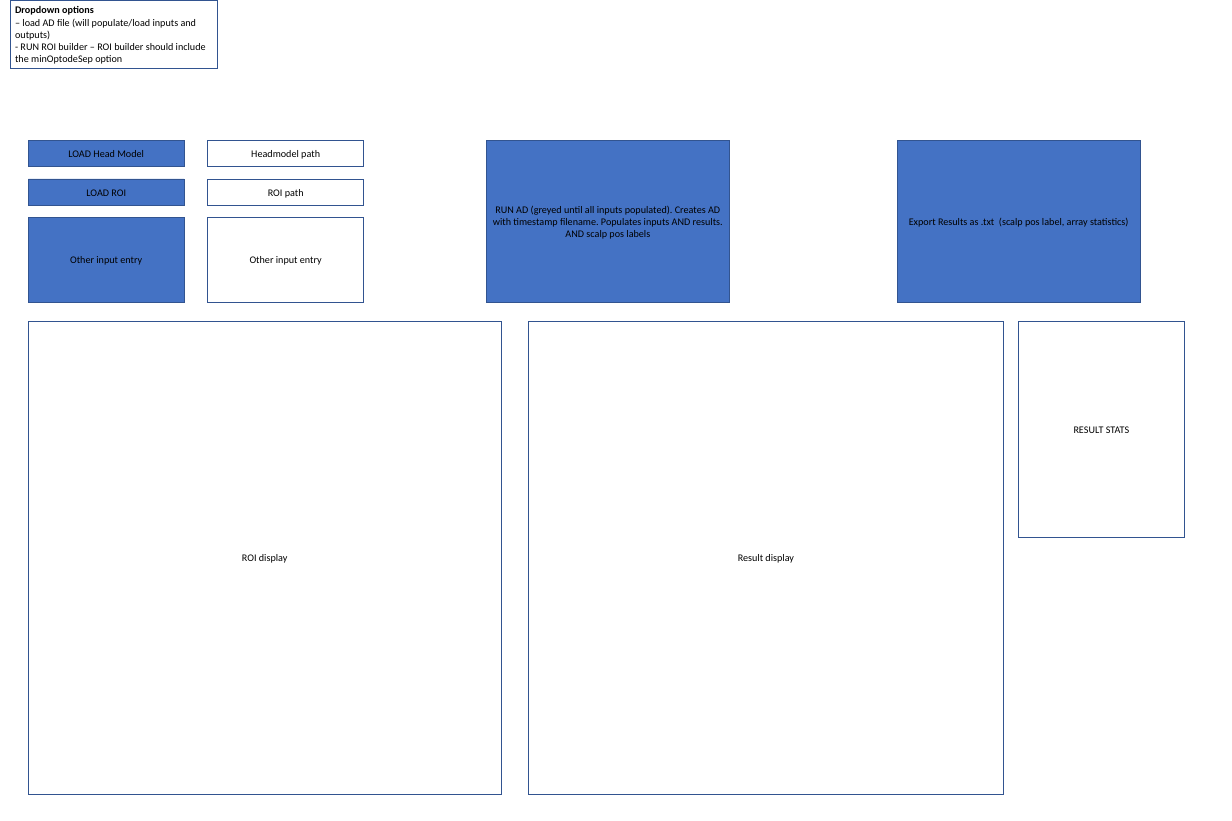
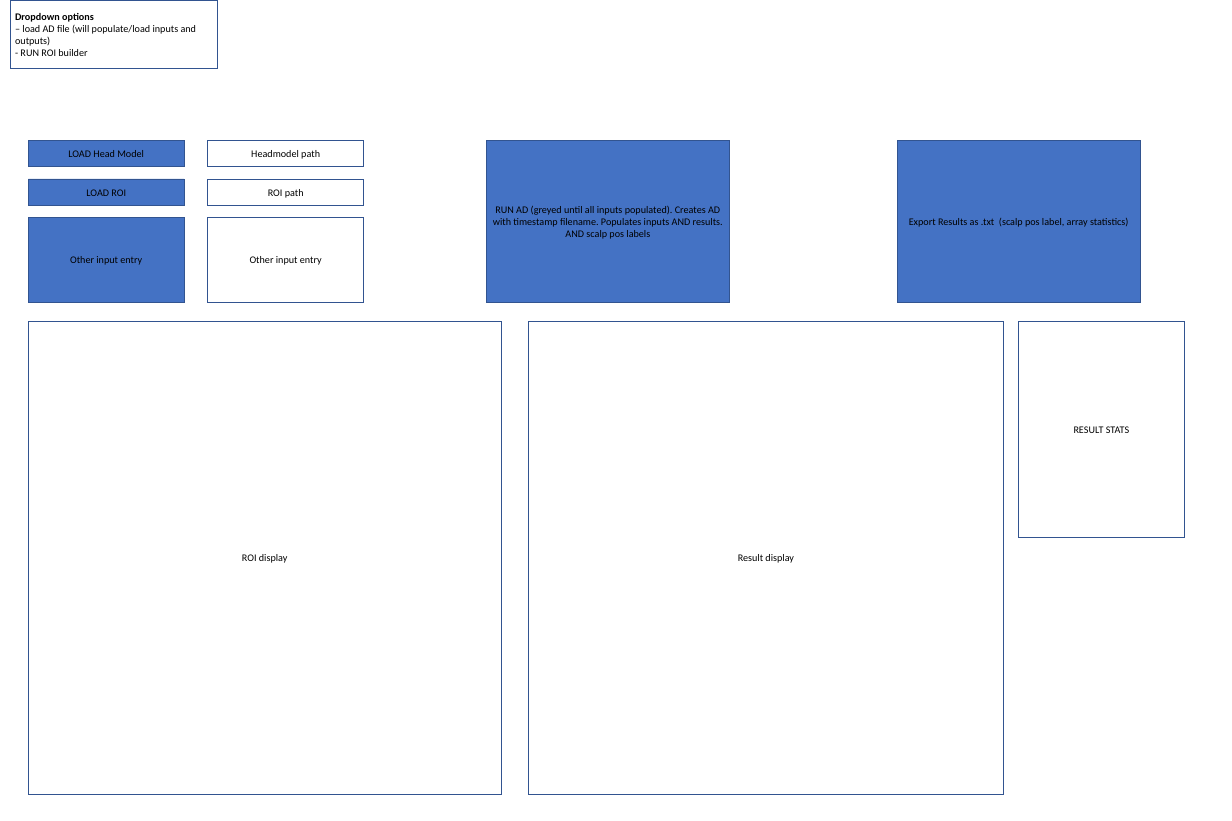
Before and after one commit to DOT-HUB/ArrayDesigner, a slide deck: slide 2 of ArrayDesignerGUI_Outline.pptx. Drawn at 1232x821 pixels with LibreOffice and Linux fonts; fonts in the diff are those of the drawing. Boxes give left, top, right and bottom in pixels: in the first picture for what was removed or moved away, otherwise in the second. Text is boxed around its words. In the diff, an @@ line names an element or a change of style, - is before the commit and + after.

```diff
--- a/ArrayDesignerGUI_Outline.pptx
+++ b/ArrayDesignerGUI_Outline.pptx
@@ text in rectangle at [20,49,87,56]: text changed @@
-- RUN ROI builder – ROI builder should include the minOptodeSep option
+- RUN ROI builder
```
Also in this commit, not shown: 13 other files.
